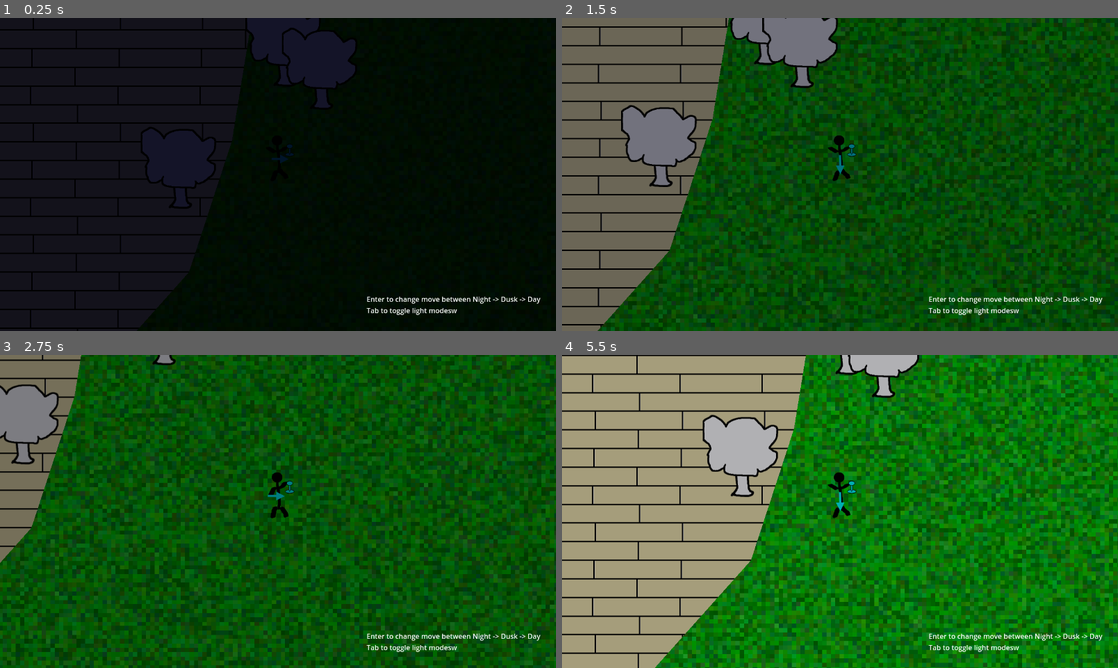
Above: before the commit, frames 1-4 (two rows, left to right).
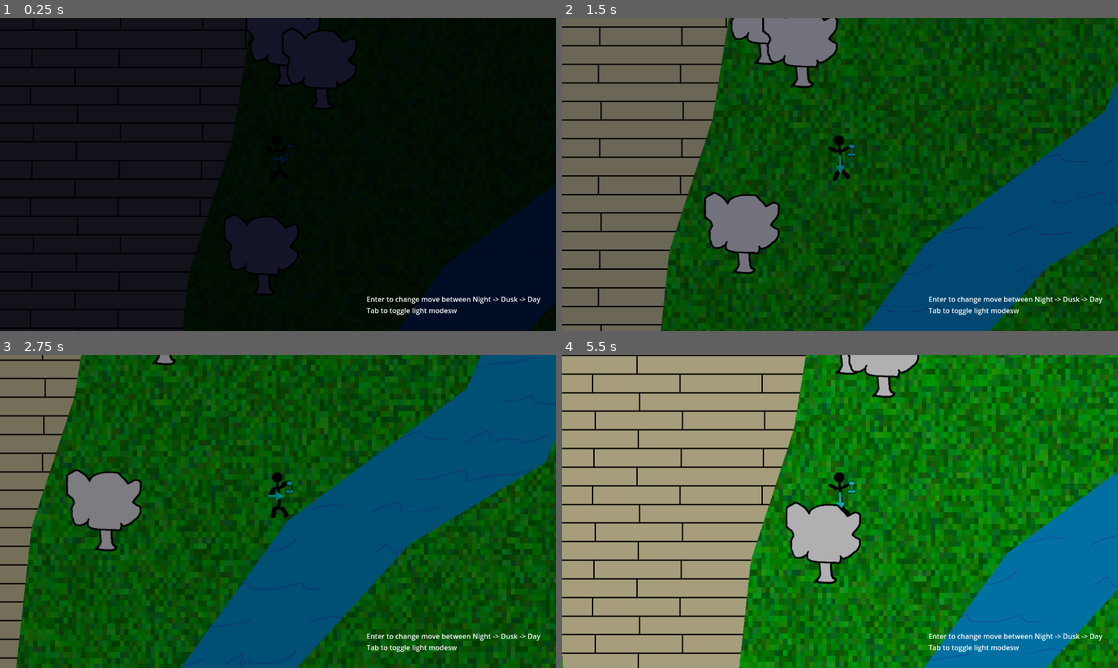
Above: after the commit, the same moments.

Repository: Small-Loan-Studio/TGO
Game: Godot game, scene res://Scratch/Movement/TestMovement.tscn
Same seed, same stepped clock (60 frames per second), same inputs: the game is played once before the commit and once after it.
Inputs (mouse positions are in pixels of both pictures, inside the frame that each line leads up to):
- Up to frame 1 (0.25 s): no input
- Up to frame 2 (1.5 s): tap Enter (ui_accept) at 0.5, 0.77 s; move the mouse to (962, 158) at 0.52 s; hold Right (right) 0.53-1.28 s; click (962, 158) at 0.67 s; move the mouse to (728, 190) at 1.27 s; hold Down (down) from 1.28 s (still down)
- Up to frame 3 (2.75 s): tap Enter (ui_accept) at 1.52 s; move the mouse to (333, 442) at 2.02 s; release Down (down) at 2.03 s; hold Right (right) from 2.03 s (still down)
- Up to frame 4 (5.5 s): move the mouse to (812, 574) at 2.77 s; release Right (right) at 2.78 s; hold Up (up) 2.78-3.53 s; click (812, 574) at 2.92 s; tap Enter (ui_accept) at 3.02, 3.77, 4.52 s; move the mouse to (1006, 558) at 3.52 s; hold Left (left) 3.53-5.03 s; move the mouse to (673, 464) at 4.27 s; move the mouse to (867, 511) at 5.02 s; hold Down (down) from 5.03 s (still down); click (867, 511) at 5.17 s

The runs differ from the first frame. In frame 1, 10% of the frame differs, in the area x 24-100%, y 34-100%; in frame 2, 33%; in frame 3, 48%, in the area x 0-100%, y 0-100%; in frame 4, 46%.

Commit message:
Continued Initial Grayboxing (Added Cemetery, River, Forest Area)
Continued Initial Grayboxing (Added Cemetery, River, Forest Area). This session tied more closely to Oakshaw map that was provided for reference.

Diff:
--- a/Scratch/Movement/TestMovement.tscn
+++ b/Scratch/Movement/TestMovement.tscn
@@ -1,12 +1,15 @@
-[gd_scene load_steps=8 format=3 uid="uid://bloeamr51ecuu"]
+[gd_scene load_steps=11 format=3 uid="uid://bloeamr51ecuu"]
 
 [ext_resource type="Script" path="res://Scratch/Movement/TestMovement.gd" id="1_ve0b0"]
 [ext_resource type="Texture2D" uid="uid://c5pogm6rpt7wo" path="res://Art/Environment/ground.png" id="2_l7wsh"]
+[ext_resource type="Texture2D" uid="uid://ch47u4q5avtvw" path="res://Art/WaterTextureGraybox.png" id="4_5bmnw"]
 [ext_resource type="PackedScene" uid="uid://bqt4tgvypxvop" path="res://Scratch/Movement/Tree.tscn" id="4_diq26"]
 [ext_resource type="Script" path="res://Scratch/Movement/CameraZoom2D.gd" id="4_y1wm5"]
+[ext_resource type="Texture2D" uid="uid://du825vt61j1m4" path="res://Art/WoodFloor.png" id="5_s4q43"]
 [ext_resource type="PackedScene" uid="uid://mqvl5162rawb" path="res://Scenes/Devin.tscn" id="6_4inpa"]
 [ext_resource type="PackedScene" uid="uid://ibnwktw1xdvu" path="res://Scratch/Movement/GrayBox.tscn" id="6_dua0r"]
 [ext_resource type="Texture2D" uid="uid://cmi4arryakvx0" path="res://Art/BrickTan.png" id="7_3dqnm"]
+[ext_resource type="Texture2D" uid="uid://ilg2mwwgxku1" path="res://Art/TombstoneGraybox-nobg.png" id="10_f3euk"]
 
 [node name="TestMovement" type="Node2D"]
 y_sort_enabled = true
@@ -15,14 +18,36 @@
 [node name="Bg" type="Sprite2D" parent="."]
 z_index = -100
 texture_filter = 1
-scale = Vector2(10, 10)
+position = Vector2(0, 577.5)
+scale = Vector2(10, 13.2083)
 texture = ExtResource("2_l7wsh")
 
 [node name="WalkingPathPolygon" type="Polygon2D" parent="."]
 z_index = -90
 texture_repeat = 2
 texture = ExtResource("7_3dqnm")
-polygon = PackedVector2Array(-615, 840, -508, 552, -401, 189, -385, -255, -631, -295, -647, -764, 186, -730, 223, -567, 587, -551, 597, -497, 504, -516, 231, -500, 221, -263, 165, 82, 66, 384, -268, 757)
+polygon = PackedVector2Array(34, 2081, -179, 1898, -193, 1605, -491, 1914, -559, 2205, -895, 2632, -1144, 2953, -1386, 2953, -1099, 2567, -766, 2179, -661, 1843, -302, 1454, -401, 189, -385, -255, -631, -295, -647, -764, 186, -730, 223, -567, 587, -551, 597, -497, 504, -516, 231, -500, 221, -263, 165, 82, 66, 384, -55, 1491, -53, 1817, 85, 1957)
+
+[node name="WalkingPathPolygon2" type="Polygon2D" parent="."]
+z_index = -90
+texture_repeat = 2
+position = Vector2(2162, 80)
+texture = ExtResource("7_3dqnm")
+polygon = PackedVector2Array(-193, 1605, -491, 1914, -559, 2205, -740, 2400, -1180, 2463, -1834, 2095, -1786, 1977, -1158, 2296, -827, 2239, -721, 2133, -661, 1843, -302, 1454, -85, 1287, 504, 1291, 1040, 1168, 1039, 1399, 494, 1473, -55, 1491)
+
+[node name="RiverPolygon" type="Polygon2D" parent="."]
+z_index = -90
+texture_repeat = 2
+position = Vector2(806, 894)
+texture = ExtResource("4_5bmnw")
+polygon = PackedVector2Array(-815, 2058, -1149, 2058, -620, 866, -305, 369, -418, -158, -150.356, -526.187, 262, -830, 527, -1458, 307, -1961, 328, -2693, 630, -2698, 612, -1882, 782, -1463, 443, -660, 131, -473, -161, -153, -25, 437, -324, 893)
+
+[node name="WoodFloor" type="Polygon2D" parent="."]
+z_index = -90
+texture_repeat = 2
+position = Vector2(1263, 2271)
+texture = ExtResource("5_s4q43")
+polygon = PackedVector2Array(-937, -92, -1229, -179, -1168, -312, -883, -212)
 
 [node name="Player" parent="." instance=ExtResource("6_4inpa")]
 position = Vector2(271, 159)
@@ -42,7 +67,7 @@
 box_label_text = "Tavern"
 
 [node name="Tree" parent="." instance=ExtResource("4_diq26")]
-position = Vector2(45, 147)
+position = Vector2(236, 347)
 
 [node name="Tree2" parent="." instance=ExtResource("4_diq26")]
 position = Vector2(370, -81)
@@ -51,22 +76,119 @@
 position = Vector2(286, -134)
 
 [node name="Tree4" parent="." instance=ExtResource("4_diq26")]
-position = Vector2(-526, -429)
+position = Vector2(-772, -160)
+
+[node name="Tree5" parent="." instance=ExtResource("4_diq26")]
+position = Vector2(-2784, -1327)
+
+[node name="Tree6" parent="." instance=ExtResource("4_diq26")]
+position = Vector2(-2590, -1511)
+
+[node name="Tree7" parent="." instance=ExtResource("4_diq26")]
+position = Vector2(-2247, -1103)
+
+[node name="Tree8" parent="." instance=ExtResource("4_diq26")]
+position = Vector2(-2005, -1284)
+
+[node name="Tree11" parent="." instance=ExtResource("4_diq26")]
+position = Vector2(-2532, -1140)
+
+[node name="Tree12" parent="." instance=ExtResource("4_diq26")]
+position = Vector2(-1927, -1019)
+
+[node name="Tree13" parent="." instance=ExtResource("4_diq26")]
+position = Vector2(-1763, -1513)
+
+[node name="Tree14" parent="." instance=ExtResource("4_diq26")]
+position = Vector2(-1619, -1213)
+
+[node name="Tree15" parent="." instance=ExtResource("4_diq26")]
+position = Vector2(-2181, -833)
+
+[node name="Tree16" parent="." instance=ExtResource("4_diq26")]
+position = Vector2(-2478, -851)
+
+[node name="Tree17" parent="." instance=ExtResource("4_diq26")]
+position = Vector2(-2763, -914)
+
+[node name="Tree18" parent="." instance=ExtResource("4_diq26")]
+position = Vector2(-2982, -1118)
+
+[node name="Tree19" parent="." instance=ExtResource("4_diq26")]
+position = Vector2(-2985, -698)
+
+[node name="Tree20" parent="." instance=ExtResource("4_diq26")]
+position = Vector2(-2742, -626)
+
+[node name="Tree21" parent="." instance=ExtResource("4_diq26")]
+position = Vector2(-2454, -515)
+
+[node name="Tree22" parent="." instance=ExtResource("4_diq26")]
+position = Vector2(-2274, -608)
+
+[node name="Tree23" parent="." instance=ExtResource("4_diq26")]
+position = Vector2(-1902, -632)
+
+[node name="Tree24" parent="." instance=ExtResource("4_diq26")]
+position = Vector2(-1752, -809)
+
+[node name="Tree25" parent="." instance=ExtResource("4_diq26")]
+position = Vector2(-1512, -971)
+
+[node name="Tree30" parent="." instance=ExtResource("4_diq26")]
+position = Vector2(-338, 1928)
+
+[node name="Tree31" parent="." instance=ExtResource("4_diq26")]
+position = Vector2(-154, 2077)
+
+[node name="Tree32" parent="." instance=ExtResource("4_diq26")]
+position = Vector2(-609, 2518)
+
+[node name="Tree33" parent="." instance=ExtResource("4_diq26")]
+position = Vector2(452, 2749)
+
+[node name="Tree26" parent="." instance=ExtResource("4_diq26")]
+position = Vector2(-1383, -1403)
+
+[node name="Tree27" parent="." instance=ExtResource("4_diq26")]
+position = Vector2(-1323, -1154)
+
+[node name="Tree28" parent="." instance=ExtResource("4_diq26")]
+position = Vector2(-1164, -1645)
+
+[node name="Tree29" parent="." instance=ExtResource("4_diq26")]
+position = Vector2(-1470, -1633)
+
+[node name="Tree9" parent="." instance=ExtResource("4_diq26")]
+position = Vector2(-2360, -1385)
+
+[node name="Tree10" parent="." instance=ExtResource("4_diq26")]
+position = Vector2(-2216, -1531)
 
 [node name="GrayBox2" parent="." instance=ExtResource("6_dua0r")]
 position = Vector2(239, -501)
 scale = Vector2(4.16, 2.04)
 
+[node name="Gallows" parent="." instance=ExtResource("6_dua0r")]
+position = Vector2(39, -498)
+scale = Vector2(1.48, 2.04)
+box_label_text = "Gallows"
+
 [node name="GrayBox3" parent="." instance=ExtResource("6_dua0r")]
 position = Vector2(239, -838)
 scale = Vector2(3.97256, 2.15733)
 
 [node name="GrayBox4" parent="." instance=ExtResource("6_dua0r")]
-position = Vector2(-978, -878)
+position = Vector2(-935, -854)
 scale = Vector2(4.72456, 4.64)
 
+[node name="AbandonedChurch" parent="." instance=ExtResource("6_dua0r")]
+position = Vector2(-2783, 852)
+scale = Vector2(15.0651, 2.68558)
+box_label_text = "AbandonedChurch"
+
 [node name="GrayBox5" parent="." instance=ExtResource("6_dua0r")]
-position = Vector2(-601, -238)
+position = Vector2(-601, -7)
 scale = Vector2(3.05709, 3.23135)
 
 [node name="CanvasLayer" type="CanvasLayer" parent="."]
@@ -79,3 +201,123 @@
 offset_bottom = 684.0
 text = "Enter to change move between Night -> Dusk -> Day
 Tab to toggle light modesw"
+
+[node name="TombstoneGraybox-nobg" type="Sprite2D" parent="."]
+position = Vector2(-2675, 1343)
+scale = Vector2(0.5, 0.5)
+texture = ExtResource("10_f3euk")
+
+[node name="TombstoneGraybox-nobg2" type="Sprite2D" parent="."]
+position = Vector2(-2569, 1343)
+scale = Vector2(0.5, 0.5)
+texture = ExtResource("10_f3euk")
+
+[node name="TombstoneGraybox-nobg3" type="Sprite2D" parent="."]
+position = Vector2(-2675, 1503)
+scale = Vector2(0.5, 0.5)
+texture = ExtResource("10_f3euk")
+
+[node name="TombstoneGraybox-nobg4" type="Sprite2D" parent="."]
+position = Vector2(-2569, 1503)
+scale = Vector2(0.5, 0.5)
+texture = ExtResource("10_f3euk")
+
+[node name="TombstoneGraybox-nobg5" type="Sprite2D" parent="."]
+position = Vector2(-2450.25, 1347)
+scale = Vector2(0.5, 0.5)
+texture = ExtResource("10_f3euk")
+
+[node name="TombstoneGraybox-nobg6" type="Sprite2D" parent="."]
+position = Vector2(-2344.25, 1347)
+scale = Vector2(0.5, 0.5)
+texture = ExtResource("10_f3euk")
+
+[node name="TombstoneGraybox-nobg7" type="Sprite2D" parent="."]
+position = Vector2(-2450.25, 1507)
+scale = Vector2(0.5, 0.5)
+texture = ExtResource("10_f3euk")
+
+[node name="TombstoneGraybox-nobg8" type="Sprite2D" parent="."]
+position = Vector2(-2344.25, 1507)
+scale = Vector2(0.5, 0.5)
+texture = ExtResource("10_f3euk")
+
+[node name="TombstoneGraybox-nobg9" type="Sprite2D" parent="."]
+position = Vector2(-2238.25, 1343)
+scale = Vector2(0.5, 0.5)
+texture = ExtResource("10_f3euk")
+
+[node name="TombstoneGraybox-nobg10" type="Sprite2D" parent="."]
+position = Vector2(-2132.25, 1343)
+scale = Vector2(0.5, 0.5)
+texture = ExtResource("10_f3euk")
+
+[node name="TombstoneGraybox-nobg11" type="Sprite2D" parent="."]
+position = Vector2(-2238.25, 1503)
+scale = Vector2(0.5, 0.5)
+texture = ExtResource("10_f3euk")
+
+[node name="TombstoneGraybox-nobg12" type="Sprite2D" parent="."]
+position = Vector2(-2132.25, 1503)
+scale = Vector2(0.5, 0.5)
+texture = ExtResource("10_f3euk")
+
+[node name="TombstoneGraybox-nobg13" type="Sprite2D" parent="."]
+position = Vector2(-2013.5, 1347)
+scale = Vector2(0.5, 0.5)
+texture = ExtResource("10_f3euk")
+
+[node name="TombstoneGraybox-nobg14" type="Sprite2D" parent="."]
+position = Vector2(-1907.5, 1347)
+scale = Vector2(0.5, 0.5)
+texture = ExtResource("10_f3euk")
+
+[node name="TombstoneGraybox-nobg15" type="Sprite2D" parent="."]
+position = Vector2(-2013.5, 1507)
+scale = Vector2(0.5, 0.5)
+texture = ExtResource("10_f3euk")
+
+[node name="TombstoneGraybox-nobg16" type="Sprite2D" parent="."]
+position = Vector2(-1907.5, 1507)
+scale = Vector2(0.5, 0.5)
+texture = ExtResource("10_f3euk")
+
+[node name="TombstoneGraybox-nobg17" type="Sprite2D" parent="."]
+position = Vector2(-2675.25, 1658)
+scale = Vector2(0.5, 0.5)
+texture = ExtResource("10_f3euk")
+
+[node name="TombstoneGraybox-nobg18" type="Sprite2D" parent="."]
+position = Vector2(-2569.25, 1658)
+scale = Vector2(0.5, 0.5)
+texture = ExtResource("10_f3euk")
+
+[node name="TombstoneGraybox-nobg19" type="Sprite2D" parent="."]
+position = Vector2(-2450.5, 1662)
+scale = Vector2(0.5, 0.5)
+texture = ExtResource("10_f3euk")
+
+[node name="TombstoneGraybox-nobg20" type="Sprite2D" parent="."]
+position = Vector2(-2344.5, 1662)
+scale = Vector2(0.5, 0.5)
+texture = ExtResource("10_f3euk")
+
+[node name="TombstoneGraybox-nobg21" type="Sprite2D" parent="."]
+position = Vector2(-2238.5, 1658)
+scale = Vector2(0.5, 0.5)
+texture = ExtResource("10_f3euk")
+
+[node name="TombstoneGraybox-nobg22" type="Sprite2D" parent="."]
+position = Vector2(-2132.5, 1658)
+scale = Vector2(0.5, 0.5)
+texture = ExtResource("10_f3euk")
+
+[node name="TombstoneGraybox-nobg23" type="Sprite2D" parent="."]
+position = Vector2(-2013.75, 1662)
+scale = Vector2(0.5, 0.5)
+texture = ExtResource("10_f3euk")
+
+[node name="TombstoneGraybox-nobg24" type="Sprite2D" parent="."]
+position = Vector2(-1907.75, 1662)
+scale = Vector2(0.5, 0.5)
+texture = ExtResource("10_f3euk")
Binary file added: Art/TombstoneGraybox-nobg.png
Not shown, added: Art/TombstoneGraybox-nobg.png.import
Binary file added: Art/WaterTextureGraybox.png
Not shown, added: Art/WaterTextureGraybox.png.import
Binary file added: Art/WoodFloor.png
Not shown, added: Art/WoodFloor.png.import
